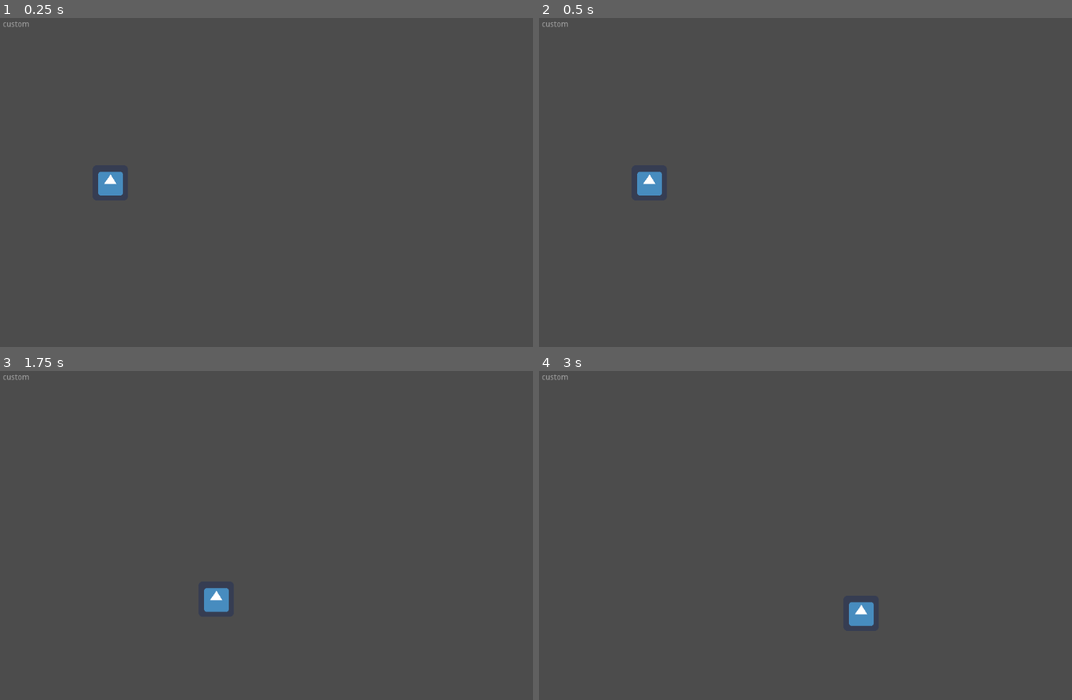
Above: before the commit, frames 1-4 (two rows, left to right).
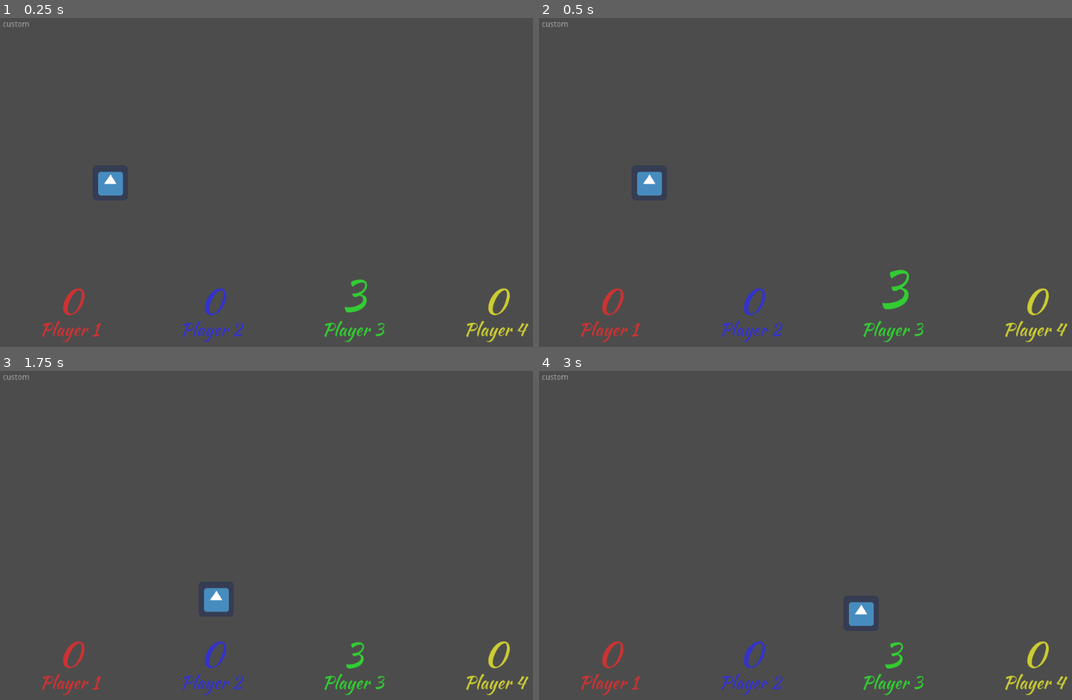
Above: after the commit, the same moments.

Repository: HedgeLizards/GGJ23
Game: Godot game, scene res://scenes/World.tscn
Two runs of this game, one before a commit and one after it. Both use one fixed random seed, a clock stepped at 60 frames per second and the inputs below. The engine's default icon, where the game draws it, is replaced by a stand-in: a white triangle on a blue panel in a dark square.
Inputs:
- Up to frame 1 (0.25 s): no input
- Up to frame 2 (0.5 s): no input
- Up to frame 3 (1.75 s): hold D (right) 0.53-1.28 s; hold S (down) from 1.28 s (still down)
- Up to frame 4 (3 s): release S (down) at 2.03 s; hold D (right) 2.03-2.78 s; hold W (up) from 2.78 s (still down)

The runs differ from the first frame. In frame 1, 1.4% of the frame differs, in the area x 7-100%, y 79-99%; in frame 2, 1.4%, in the area x 7-100%, y 76-99%; in frame 3, 1.3%; in frame 4, 1.3%.

Commit message:
Add PlayerScores UI

Diff:
--- /dev/null
+++ b/scenes/PlayerScore.tscn
@@ -0,0 +1,35 @@
+[gd_scene load_steps=4 format=2]
+
+[ext_resource path="res://assets/fonts/KaushanScript-Regular.otf" type="DynamicFontData" id=1]
+
+[sub_resource type="DynamicFont" id=2]
+size = 64
+use_filter = true
+font_data = ExtResource( 1 )
+
+[sub_resource type="DynamicFont" id=1]
+size = 32
+use_filter = true
+font_data = ExtResource( 1 )
+
+[node name="PlayerScore" type="VBoxContainer"]
+margin_right = 1024.0
+margin_bottom = 121.0
+size_flags_horizontal = 3
+custom_constants/separation = -20
+alignment = 2
+
+[node name="Score" type="Label" parent="."]
+margin_right = 1024.0
+margin_bottom = 94.0
+custom_fonts/font = SubResource( 2 )
+text = "0"
+align = 1
+
+[node name="Player" type="Label" parent="."]
+margin_top = 74.0
+margin_right = 1024.0
+margin_bottom = 121.0
+custom_fonts/font = SubResource( 1 )
+text = "Player "
+align = 1
--- a/scenes/World.tscn
+++ b/scenes/World.tscn
@@ -1,7 +1,8 @@
-[gd_scene load_steps=3 format=2]
+[gd_scene load_steps=4 format=2]
 
 [ext_resource path="res://scenes/Player.tscn" type="PackedScene" id=1]
 [ext_resource path="res://scenes/VersionTag.tscn" type="PackedScene" id=2]
+[ext_resource path="res://scripts/player_scores.gd" type="Script" id=4]
 
 [node name="World" type="Node2D"]
 
@@ -13,4 +14,12 @@
 margin_right = 52.0
 margin_bottom = 19.0
 
+[node name="PlayerScores" type="HBoxContainer" parent="CanvasLayer"]
+anchor_top = 1.0
+anchor_right = 1.0
+anchor_bottom = 1.0
+margin_bottom = -10.0
+grow_vertical = 0
+script = ExtResource( 4 )
+
 [node name="Player" parent="." instance=ExtResource( 1 )]
--- /dev/null
+++ b/scripts/player_scores.gd
@@ -0,0 +1,39 @@
+extends HBoxContainer
+
+const COLORS = [
+	Color(0.8, 0.2, 0.2),
+	Color(0.2, 0.2, 0.8),
+	Color(0.2, 0.8, 0.2),
+	Color(0.8, 0.8, 0.2),
+]
+
+var scores = [0, 0, 0, 0]
+var PlayerScore = preload('res://scenes/PlayerScore.tscn')
+
+func _ready():
+	for i in range(4):
+		var player_score = PlayerScore.instance()
+		var score = player_score.get_node('Score')
+		var player = player_score.get_node('Player')
+
+		score.add_font_override('font', score.get_font('font').duplicate())
+		score.add_color_override('font_color', COLORS[i])
+
+		player.add_color_override('font_color', COLORS[i])
+		player.text += str(i + 1)
+
+		add_child(player_score)
+
+	increase_score(2, 3)
+
+func increase_score(player, by):
+	scores[player] += by
+
+	var score = get_child(player).get_node('Score')
+
+	score.text = str(scores[player])
+
+	var tween = create_tween().set_trans(Tween.TRANS_CUBIC).set_ease(Tween.EASE_IN_OUT)
+
+	tween.tween_property(score.get_font('font'), 'size', 96, 0.5)
+	tween.tween_property(score.get_font('font'), 'size', 64, 0.5)
Binary file added: assets/fonts/KaushanScript-Regular.otf
